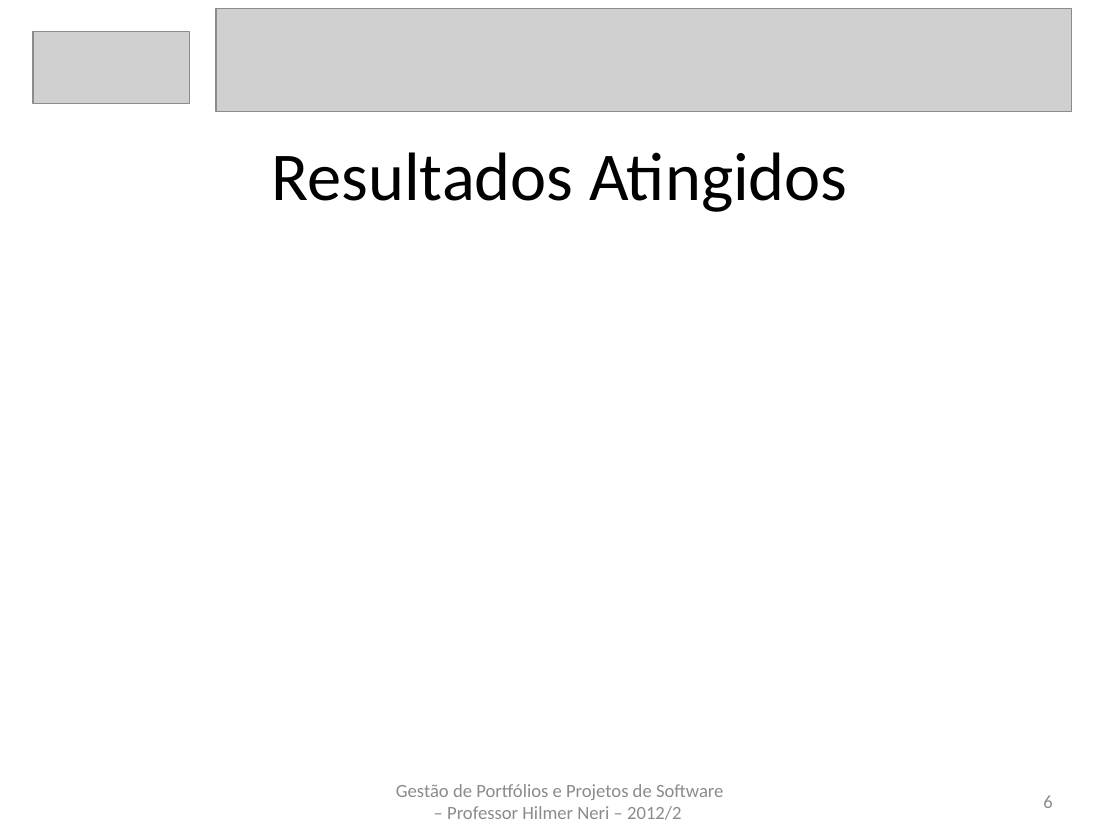
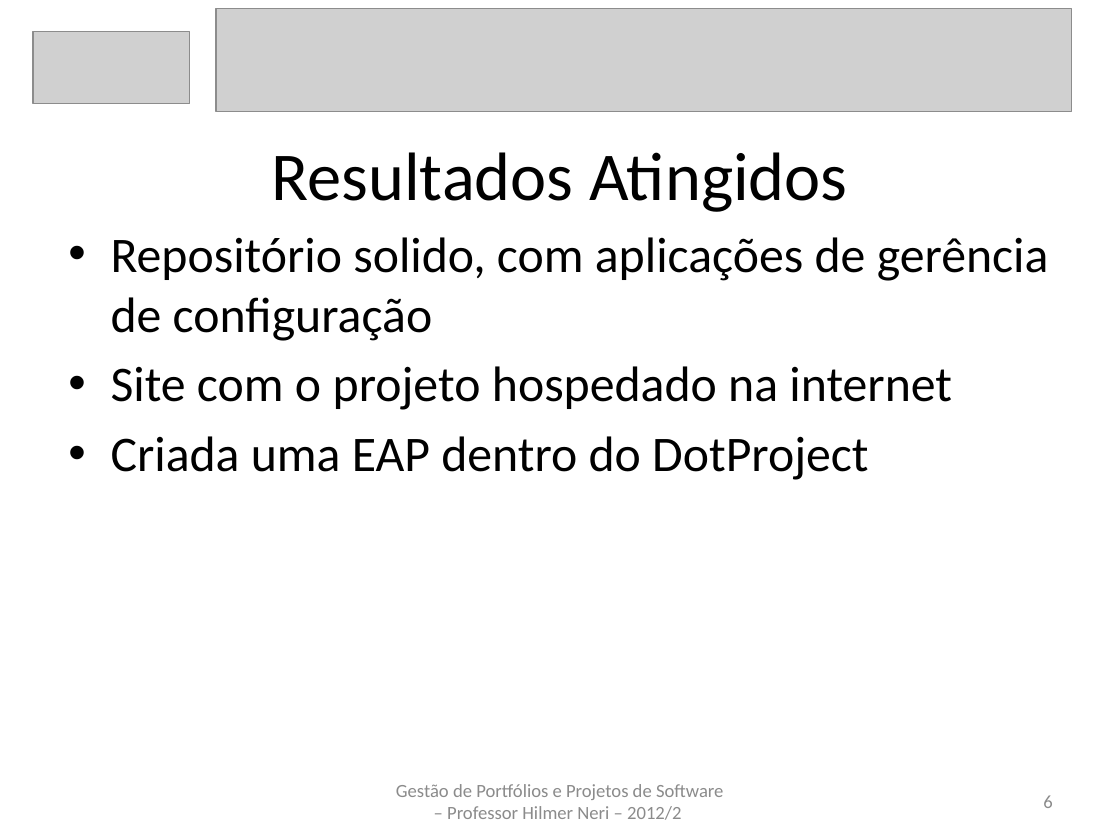
Before and after one commit to carlosneo/dotprojecteap, a slide deck: slide 6 of Dot Project EAP/4. System Management/Apresentacoes/apresentacaoV8.pptx. Drawn at 1120x840 pixels with LibreOffice and Linux fonts; fonts in the diff are those of the drawing; grey boxes stand for pictures. Boxes give left, top, right and bottom in pixels: in the first picture for what was removed or moved away, otherwise in the second. Text is boxed around its words. In the diff, an @@ line names an element or a change of style, - is before the commit and + after.

```diff
--- a/Dot Project EAP/4. System Management/Apresentacoes/apresentacaoV8.pptx
+++ b/Dot Project EAP/4. System Management/Apresentacoes/apresentacaoV8.pptx
@@ text added at (111,237,1049,480), 32 pt, text #000000 @@
+• Repositório solido, com aplicações de gerência de configuração
+• Site com o projeto hospedado na internet
+• Criada uma EAP dentro do DotProject
```
Also in this commit, not shown: 5 other slides changed.
